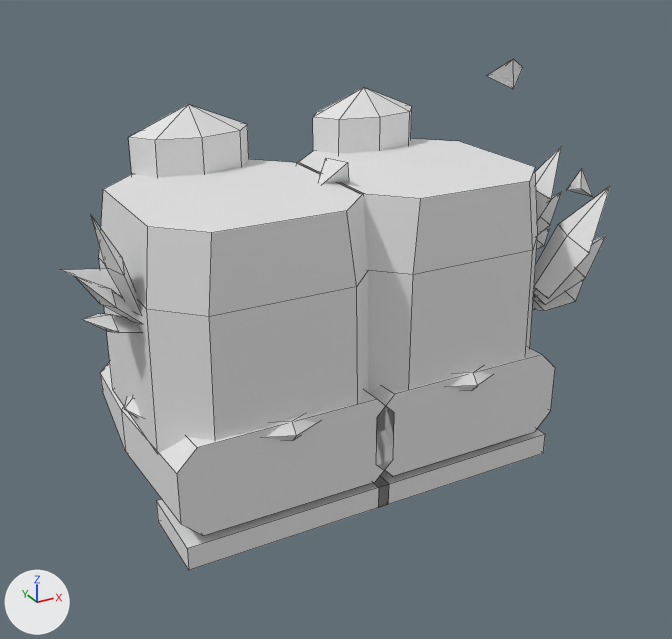
Renders of the FBX model roblox/art/armor/shoes_tier5_transcendent.fbx from each side of a commit.
Rendered twice from a camera (50 mm lens) standing at (-2.09, -3.86, -1.17) and looking at (0.11, 0.15, -3.17). Arrows for +X, +Y and +Z are at lower left; the lights stay in place. The older version comes first. Mesh edges are drawn as thin lines. Where no turn or scale is listed for an object, it has been applied to the vertices.

Names of what the first picture shows: 'Boot_L', 'Boot_R', 'Greave_L', 'Greave_L_Grade', 'Greave_L_Trim', 'Greave_R', 'Greave_R_Grade', 'Greave_R_Trim'.
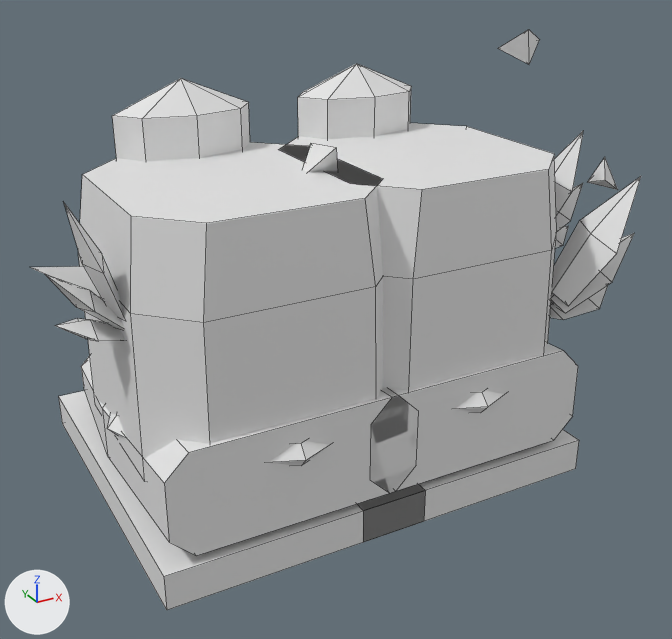
Boxes [x1, y1, x2, y2] around the edits, measured in the pictures (672 x 639 px; the box of a moved part takes in the faces that stretch with it):
'Greave_L', rescaled (13% wider, 15% taller): before [99, 104, 368, 454]; after [78, 78, 383, 482]
'Greave_R', rescaled (14% wider, 8% taller): before [297, 59, 593, 393]; after [279, 29, 618, 390]
'Boot_L', reshaped (25% wider, 22% taller): before [101, 361, 394, 570]; after [59, 355, 426, 610]
'Boot_R', reshaped (19% wider, 27% taller): before [369, 348, 555, 504]; after [357, 343, 579, 542]
'Greave_R_Grade', rescaled (16% wider, 16% taller): before [450, 187, 610, 391]; after [455, 176, 641, 413]
'Greave_L_Trim', moved, rescaled (19% wider, 17% taller): before [75, 215, 141, 333]; after [46, 203, 125, 341]
'Greave_R_Trim', moved, rescaled (15% wider, 17% taller): before [535, 147, 561, 248]; after [554, 130, 584, 248]
'Greave_L_Grade', rescaled (mostly hidden): before [61, 269, 317, 441]; after [30, 266, 329, 466]
part 2 of me_boot_l, moved or reshaped: before [101, 361, 394, 536]; after [81, 355, 419, 556]
part 3 of me_boot_l, added: after [59, 390, 426, 610]
part 4 of me_boot_l, deleted: before [156, 476, 389, 570]
part 6 of me_boot_r, moved or reshaped: before [369, 348, 555, 476]; after [370, 343, 578, 493]
part 7 of me_boot_r, added: after [357, 429, 579, 542]
part 8 of me_boot_r, deleted: before [373, 429, 545, 504]

Patch to the scene script:
```diff
--- a/roblox/art/armor/shoes_tier5_transcendent.fbx.py
+++ b/roblox/art/armor/shoes_tier5_transcendent.fbx.py
@@ me_greave_l @@
-me_greave_l.from_pydata(...)  # 42 vertices, 42 faces; spans x -0.56..0.56, y -0.53..0.713, z -0.6..0.76
+me_greave_l.from_pydata(...)  # 42 vertices, 42 faces; spans x -0.644..0.644, y -0.61..0.82, z -0.69..0.874
+# me_greave_l part 9: the whole mesh is scaled about the mesh origin by 1.15
 me_greave_l.materials.append(mat_shoes_tier5_transcendent_greave_l)
@@ me_greave_l_grade @@
-me_greave_l_grade.from_pydata(...)  # 28 vertices, 22 faces; spans x -0.82..0.605, y -0.605..0.605, z -0.57..0.22
+me_greave_l_grade.from_pydata(...)  # 28 vertices, 22 faces; spans x -0.943..0.696, y -0.696..0.696, z -0.655..0.253
+# me_greave_l_grade part 12: the whole mesh is scaled about the mesh origin by 1.15
 me_greave_l_grade.materials.append(mat_shoes_tier5_transcendent_greave_l_grade)
@@ me_greave_r @@
-me_greave_r.from_pydata(...)  # 57 vertices, 60 faces; spans x -0.59..1.19, y -0.53..0.71, z -0.6..0.94
+me_greave_r.from_pydata(...)  # 57 vertices, 60 faces; spans x -0.68..1.37, y -0.61..0.82, z -0.69..1.08
+# me_greave_r part 10: the whole mesh is scaled about the mesh origin by 1.15
 me_greave_r.materials.append(mat_shoes_tier5_transcendent_greave_r)
@@ me_greave_l_trim @@
-me_greave_l_trim.from_pydata(...)  # 27 vertices, 27 faces; spans x -0.805..-0.524, y -0.311..-0.023, z -0.076..0.52
+me_greave_l_trim.from_pydata(...)  # 27 vertices, 27 faces; spans x -0.925..-0.603, y -0.357..-0.027, z -0.087..0.598
+# me_greave_l_trim part 1: the whole mesh is scaled about the mesh origin by 1.15
 me_greave_l_trim.materials.append(mat_shoes_tier5_transcendent_greave_l_trim)
@@ me_greave_r_trim @@
-me_greave_r_trim.from_pydata(...)  # 27 vertices, 27 faces; spans x 0.524..0.805, y -0.311..-0.023, z -0.076..0.52
+me_greave_r_trim.from_pydata(...)  # 27 vertices, 27 faces; spans x 0.603..0.925, y -0.357..-0.027, z -0.087..0.598
+# me_greave_r_trim part 11: the whole mesh is scaled about the mesh origin by 1.15
 me_greave_r_trim.materials.append(mat_shoes_tier5_transcendent_greave_r_trim)
@@ me_boot_l @@
-me_boot_l.from_pydata(...)  # 40 vertices, 32 faces; spans x -0.57..0.57, y -0.55..1.03, z -0.35..0.27
+me_boot_l.from_pydata(...)  # 48 vertices, 38 faces; spans x -0.68..0.68, y -0.66..1.21, z -0.44..0.31
+# me_boot_l part 2: the loose piece of 32 vertices spanning x -0.57..0.57, y -0.55..1.03, z -0.22..0.27 is scaled about the mesh origin by 1.15
+# me_boot_l part 3: a new loose piece, a box spanning x -0.68..0.68, y -0.66..1.21, z -0.44..-0.25, in mat_shoes_tier5_transcendent_boot_l (white #e7e7e7)
+# me_boot_l part 4: the loose piece of 8 vertices spanning x -0.53..0.53, y -0.55..-0.13, z -0.35..-0.23 is deleted
+# other edits to the shape of me_boot_l do not show in these pictures
 me_boot_l.materials.append(mat_shoes_tier5_transcendent_boot_l)
@@ me_greave_r_grade @@
-me_greave_r_grade.from_pydata(...)  # 55 vertices, 49 faces; spans x -0.6..0.93, y -0.6..0.6, z -0.57..0.36
+me_greave_r_grade.from_pydata(...)  # 55 vertices, 49 faces; spans x -0.7..1.07, y -0.7..0.7, z -0.66..0.42
+# me_greave_r_grade part 5: the whole mesh is scaled about the mesh origin by 1.15
 me_greave_r_grade.materials.append(mat_shoes_tier5_transcendent_greave_r_grade)
@@ me_boot_r @@
-me_boot_r.from_pydata(...)  # 40 vertices, 32 faces; spans x -0.57..0.57, y -0.55..1.03, z -0.35..0.27
+me_boot_r.from_pydata(...)  # 48 vertices, 38 faces; spans x -0.68..0.68, y -0.66..1.21, z -0.44..0.31
+# me_boot_r part 6: the loose piece of 32 vertices spanning x -0.57..0.57, y -0.55..1.03, z -0.22..0.27 is scaled about the mesh origin by 1.15
+# me_boot_r part 7: a new loose piece, a box spanning x -0.68..0.68, y -0.66..1.21, z -0.44..-0.25, in mat_shoes_tier5_transcendent_boot_r (white #e7e7e7)
+# me_boot_r part 8: the loose piece of 8 vertices spanning x -0.53..0.53, y -0.55..-0.13, z -0.35..-0.23 is deleted
+# other edits to the shape of me_boot_r do not show in these pictures
 me_boot_r.materials.append(mat_shoes_tier5_transcendent_boot_r)
```
